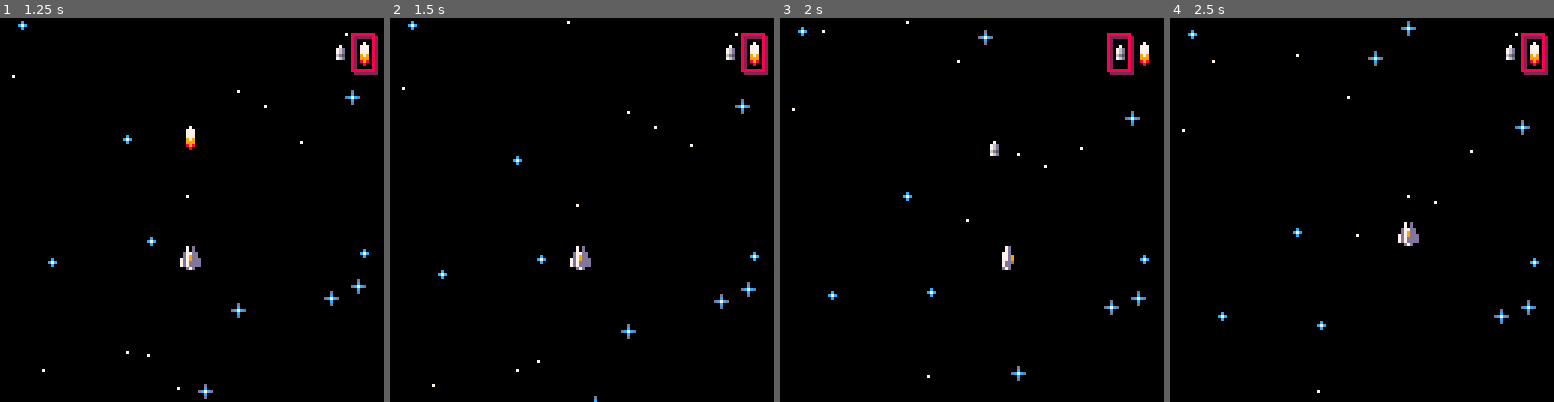
Above: before the commit, frames 1-4 (left to right).
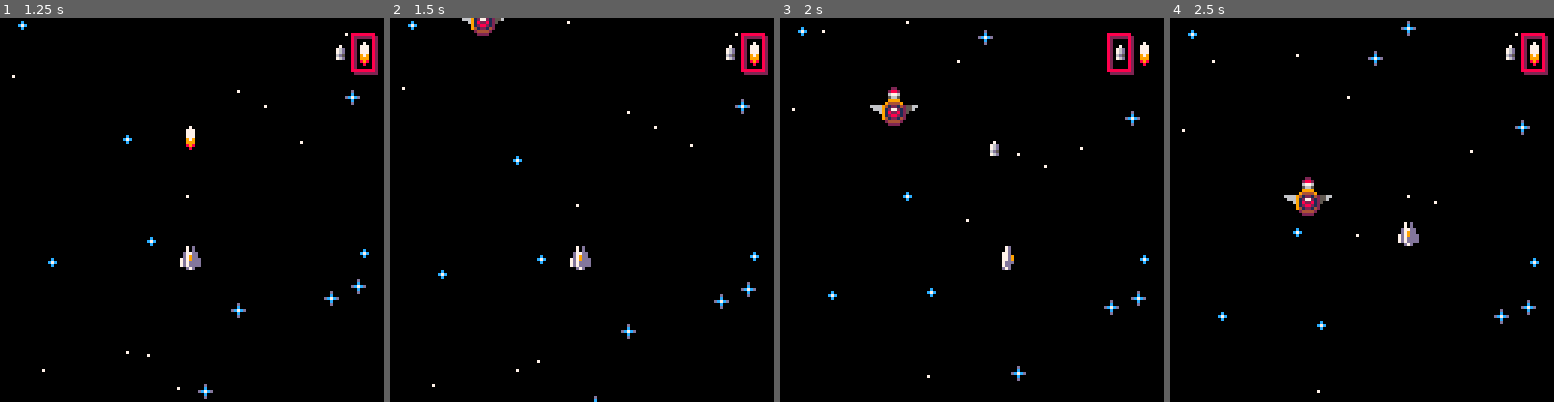
Above: after the commit, the same moments.

Repository: sroccaserra/shmup
Game: PICO-8 cartridge carts/shmup.p8
Same seed, same stepped clock (60 frames per second), same inputs: the game is played once before the commit and once after it.
Inputs:
- Up to frame 1 (1.25 s): tap X (X key) at 0.33, 1.07 s; tap O (Z key) at 0.7 s
- Up to frame 2 (1.5 s): no input
- Up to frame 3 (2 s): hold Right from 1.6 s (still down); tap O (Z key) at 1.7 s; tap X (X key) at 1.85 s
- Up to frame 4 (2.5 s): release Right at 2.1 s; tap O (Z key) at 2.1 s; hold Up 2.15-2.42 s; hold Right from 2.47 s (still down)

Frame 1 is identical in both runs. In frame 2, 0.3% of the frame differs, in the area x 18-30%, y 0-5%; in frame 3, 0.5%, in the area x 23-36%, y 17-29%; in frame 4, 0.5%.

Commit message:
Add enemy, collisions, and explosions

Diff:
--- a/carts/main.lua
+++ b/carts/main.lua
@@ -16,10 +16,24 @@
   x = 60,
   dx = 1,
   vx = 0,
+  w = 8,
   y = 128*3/5,
   dy = 1,
   a = 0,
   da = 0.05,
+  h = 8,
+  is_alive = true,
+}
+
+enemy = {
+  tile = 27,
+  x = 0,
+  dx = .5,
+  w = 8,
+  y = -100,
+  dy = 2,
+  h = 8,
+  is_alive = true,
 }
 
 frame_counter = 0
@@ -27,6 +41,9 @@
 ship_frames = {41, 40, 39, 38, 37}
 pea_shots = {}
 flame_shots = {}
+
+explosion_frames = {53, 54, 55, 56, 57, 58, 59, 60, 61}
+explosions = {}
 
 ---
 -- main
@@ -55,6 +72,8 @@
   -- draw_angle(ship.a)
 
   draw_ship_shots()
+  draw_enemy(enemy)
+  draw_explosions()
   draw_hud()
   draw_ship(ship)
 end
@@ -106,6 +125,8 @@
     ship.shoot()
   end
 
+  update_enemy(enemy)
+  update_explosions()
   update_ship_shots()
   update_angle(ship)
   update_stars()
@@ -119,6 +140,12 @@
   local r = 5
   circ(x, y, r, 10)
   line(x, y, x + r*sin(a), y - r*cos(a))
+end
+
+function draw_explosions()
+  for explosion in all(explosions) do
+    spr(explosion_frames[explosion.i], explosion.x, explosion.y)
+  end
 end
 
 function draw_hud()
@@ -138,7 +165,7 @@
 
 function draw_ship(ship)
   local i = ship_frame_index_from_angle(ship.a)
-  spr(ship_frames[i], ship.x, ship.y, 1, 2)
+  spr(ship_frames[i], ship.x, ship.y)
 end
 
 function draw_ship_shots()
@@ -160,6 +187,13 @@
   for star in all(stars) do
     spr(star.tile, star.x, star.y)
   end
+end
+
+function draw_enemy(enemy)
+  if not enemy.is_alive then
+    return
+  end
+  spr(enemy.tile, enemy.x, enemy.y, 2, 2)
 end
 
 function update_angle(ship)
@@ -184,6 +218,15 @@
   end
 end
 
+function update_explosions()
+  for explosion in all(explosions) do
+    explosion.i = explosion.i + 1
+    if explosion.i > explosion.life then
+      del(explosions, explosion)
+    end
+  end
+end
+
 function update_ship_shots()
   for shot in all(pea_shots) do
     update_shot(shot)
@@ -208,6 +251,21 @@
   end
 end
 
+function update_enemy(enemy)
+  if not enemy.is_alive then
+    return
+  end
+
+  enemy.x = enemy.x + enemy.dx
+  enemy.y = enemy.y + enemy.dy
+
+  if is_hit(enemy) then
+    kill_enemy(enemy)
+  elseif collides_with(enemy, ship) then
+    die()
+  end
+end
+
 ---
 -- gameplay
 
@@ -216,6 +274,8 @@
   tile = 6,
   rounds = 2,
   dy = -7,
+  w = 3,
+  h = 8,
 }
 pea_shot.__index = pea_shot
 
@@ -234,6 +294,8 @@
     tile = 5,
     rounds = 2,
     dy = -10,
+    w = 3,
+    h = 8,
 }
 flame_shot.__index = flame_shot
 
@@ -247,6 +309,36 @@
   add(flame_shots, shot)
 end
 
+function is_hit(enemy)
+  for shot_type in all({pea_shots, flame_shots}) do
+    for shot in all(shot_type) do
+      if collides_with(enemy, shot) then
+        return true
+      end
+    end
+  end
+
+  return false
+end
+
+function kill_enemy(enemy)
+  enemy.is_alive = false
+  explode(enemy)
+end
+
+function die()
+  ship.is_alive = false
+end
+
+function explode(box)
+  add(explosions, {
+    life = #explosion_frames,
+    i = 1,
+    x = box.x,
+    y = box.y,
+  })
+end
+
 ---
 -- math
 
@@ -259,3 +351,10 @@
     return flr(y+0.5)
   end
 end
+
+function collides_with(a, b)
+  return a.x < b.x + b.w and
+     a.x + a.w > b.x and
+     a.y < b.y + b.h and
+     a.h + a.y > b.y
+end
Not shown, changed: 21 lines of the sprite sheet (__gfx__) section of carts/shmup.p8
Not shown, changed: README.md
Not shown, added: images/shmup_3.gif
